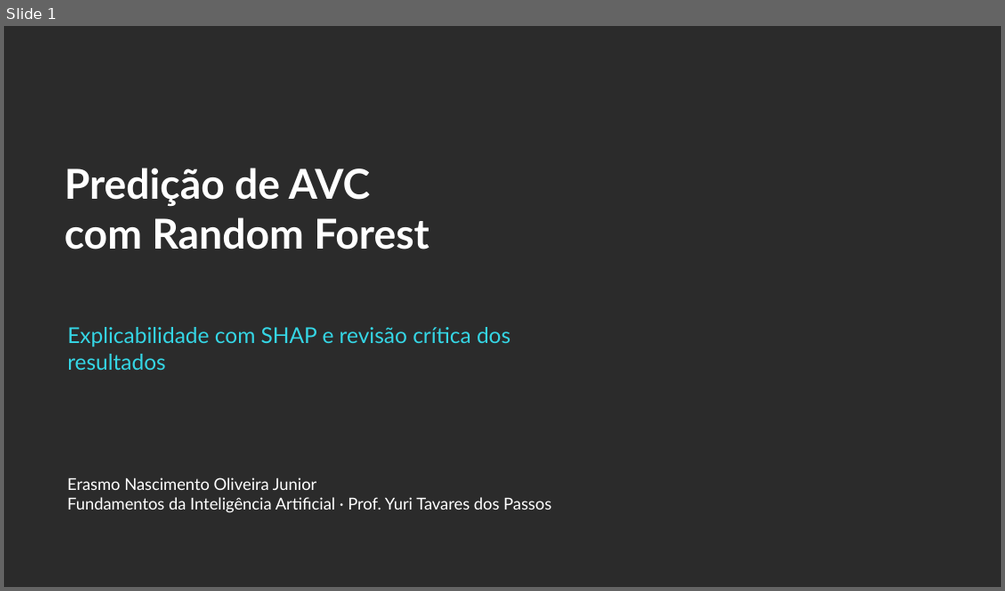
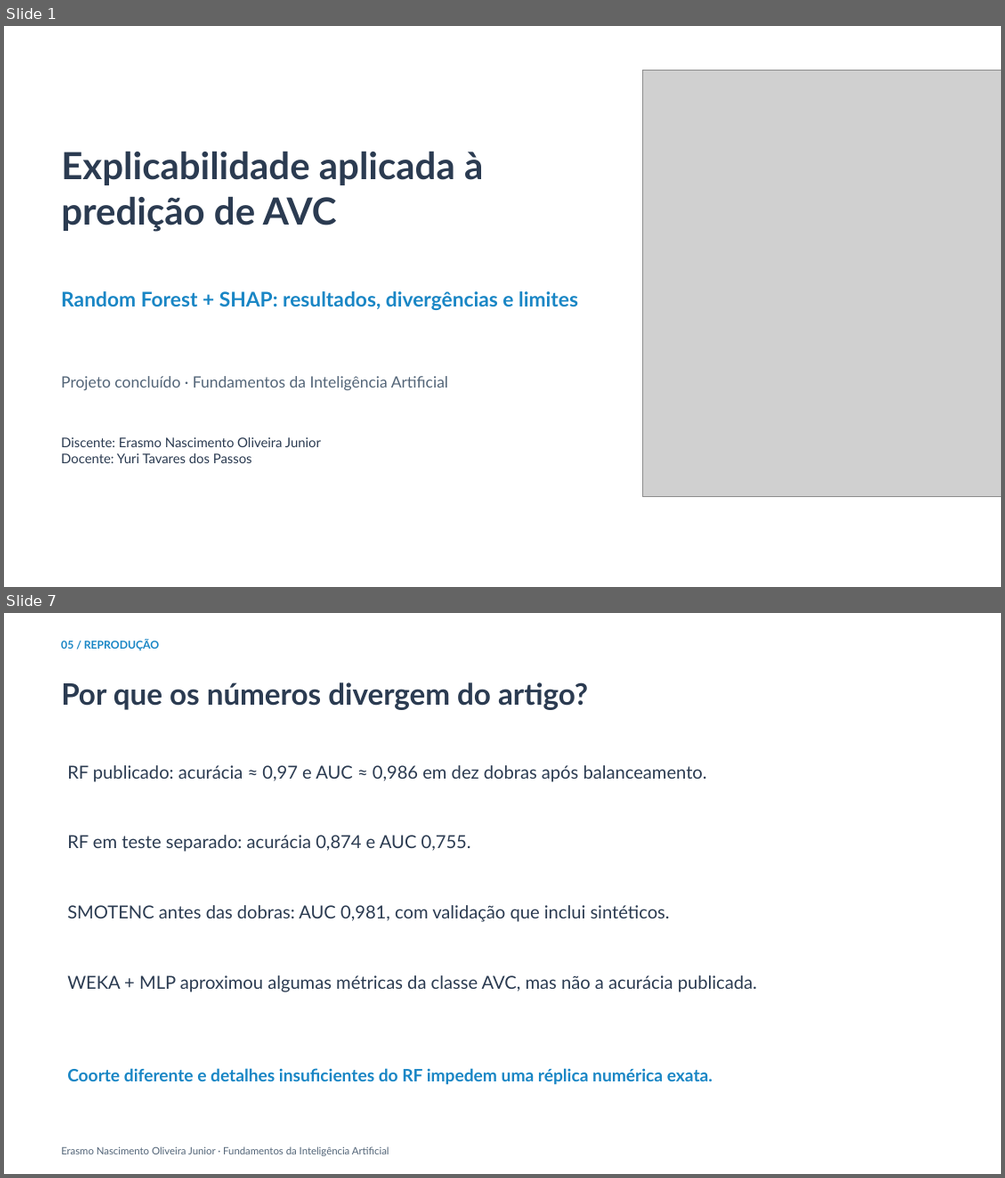
Before and after one commit to Erasmojuniordev/xai-avc-shap, a slide deck: projeto-python/apresentacao/Apresentacao_Critica_AVC_SHAP.pptx. Shown one above the other, each under a label of ours: slide 1 before the commit, slides 1 and 7 after it; the slides between them are not shown. The pictures are 1005x591 and 1005x1178 pixels, drawn with LibreOffice and Linux fonts; fonts in the diff are those of the drawing; grey boxes stand for pictures; background and template pictures are left out; a plain dark background stands for a picture behind light text. Boxes give left, top, right and bottom in pixels: in the first picture for what was removed or moved away, otherwise in the second. Text is boxed around its words. In the diff, an @@ line names an element or a change of style, - is before the commit and + after.

Commit message:
docs: reformula apresentação final de RF e SHAP
Atualiza 14 lâminas no visual da proposta inicial com divergências do artigo, crítica à procedência, resultados em teste intocado, gráficos SHAP e explicação de um falso negativo.

```diff
--- a/projeto-python/apresentacao/Apresentacao_Critica_AVC_SHAP.pptx
+++ b/projeto-python/apresentacao/Apresentacao_Critica_AVC_SHAP.pptx
@@ slide 7 added at (x1=4, y1=613, x2=1001, y2=1174), background #FFFFFF @@
@@ text added at (x1=61, y1=640, x2=159, y2=650), 10.5 pt, text #1986C5, bold @@
+05 / REPRODUÇÃO
@@ text added at (x1=61, y1=682, x2=588, y2=710), 28.5 pt, text #2B3B51, bold @@
+Por que os números divergem do artigo?
@@ text added at (x1=67, y1=765, x2=707, y2=782), 17.2 pt, text #2B3B51 @@
+RF publicado: acurácia ≈ 0,97 e AUC ≈ 0,986 em dez dobras após balanceamento.
@@ text added at (x1=67, y1=835, x2=471, y2=852), 17.2 pt, text #2B3B51 @@
+RF em teste separado: acurácia 0,874 e AUC 0,755.
@@ text added at (x1=67, y1=905, x2=670, y2=922), 17.2 pt, text #2B3B51 @@
+SMOTENC antes das dobras: AUC 0,981, com validação que inclui sintéticos.
@@ text added at (x1=67, y1=975, x2=757, y2=992), 17.2 pt, text #2B3B51 @@
+WEKA + MLP aproximou algumas métricas da classe AVC, mas não a acurácia publicada.
@@ text added at (x1=67, y1=1068, x2=712, y2=1085), 16.5 pt, text #1986C5, bold @@
+Coorte diferente e detalhes insuficientes do RF impedem uma réplica numérica exata.
@@ text added at (x1=61, y1=1146, x2=389, y2=1156), 9.8 pt, text #536578 @@
+Erasmo Nascimento Oliveira Junior · Fundamentos da Inteligência Artificial
@@ slide 1 changed as well @@
@@ background picture (left out) to #FFFFFF @@
@@ picture added at (x1=643, y1=70, x2=1001, y2=496) @@
@@ text added at (x1=61, y1=151, x2=483, y2=232), 36 pt, text #2B3B51, bold @@
+Explicabilidade aplicada à
+predição de AVC
@@ text at (x1=61, y1=291, x2=578, y2=310): text changed; size 39.8 to 19.5 pt; text colour #FFFFFF to #1986C5 @@
-Predição de AVC
-com Random Forest
+Random Forest + SHAP: resultados, divergências e limites
@@ text at (x1=61, y1=376, x2=448, y2=390): text changed; size 21 to 15 pt; text colour #35D6E5 to #536578 @@
-Explicabilidade com SHAP e revisão crítica dos resultados
+Projeto concluído · Fundamentos da Inteligência Artificial
@@ text at (x1=61, y1=437, x2=321, y2=463): text changed; size 15.8 to 12.8 pt; text colour #FFFFFF to #2B3B51 @@
-Erasmo Nascimento Oliveira Junior
-Fundamentos da Inteligência Artificial · Prof. Yuri Tavares dos Passos
+Discente: Erasmo Nascimento Oliveira Junior
+Docente: Yuri Tavares dos Passos
```
Also in this commit, not shown: 12 other slides added, 11 slides removed.
